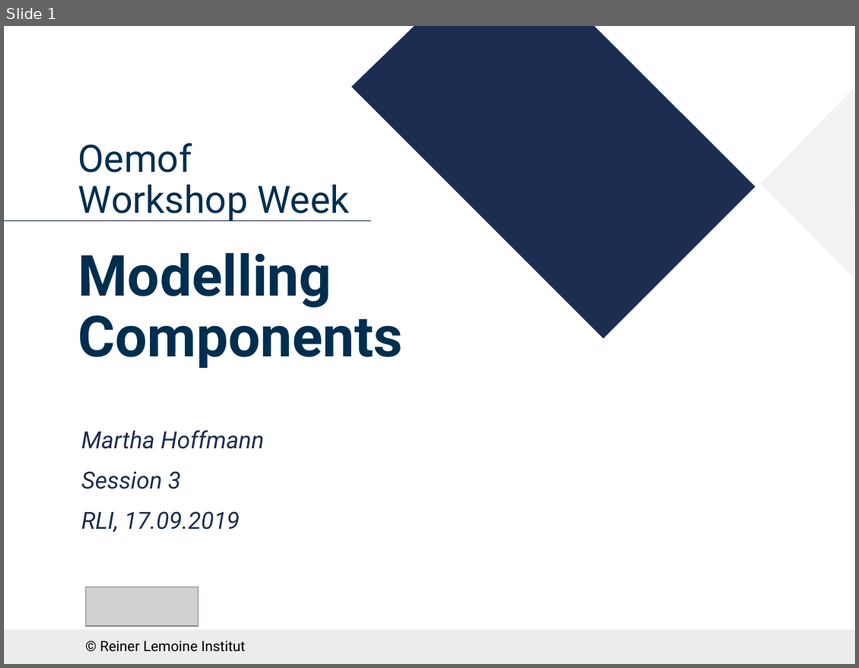
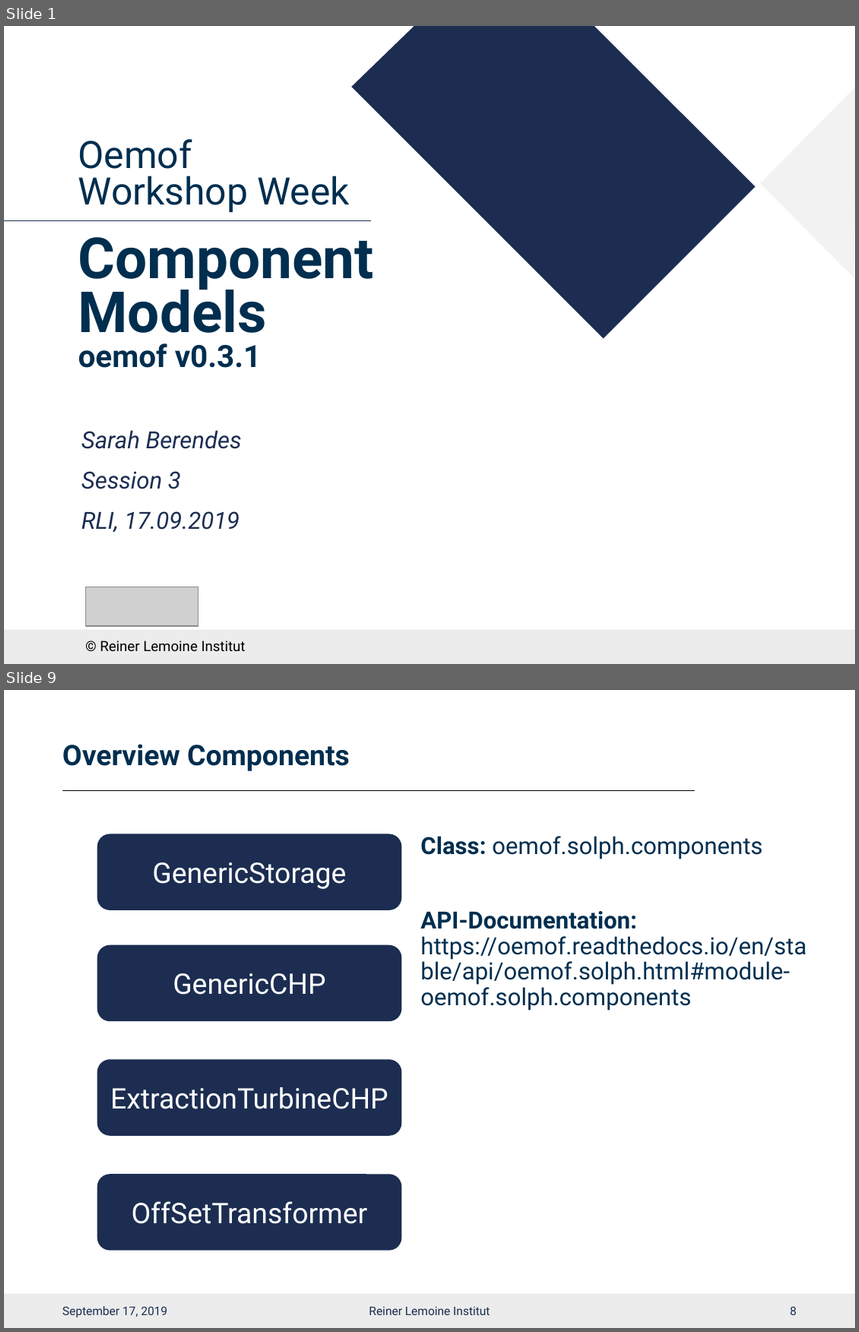
Before and after one commit to smartie2076/oemof_workshop, a slide deck: Oemof_Workshop_05_Components.pptx. Shown one above the other, each under a label of ours: slide 1 before the commit, slides 1 and 9 after it; the slides between them are not shown. The pictures are 859x668 and 859x1332 pixels, drawn with LibreOffice and Linux fonts; fonts in the diff are those of the drawing; grey boxes stand for pictures; background and template pictures are left out. Boxes give left, top, right and bottom in pixels: in the first picture for what was removed or moved away, otherwise in the second. Text is boxed around its words. In the diff, an @@ line names an element or a change of style, - is before the commit and + after.

Commit message:
model_components workshop material is uploaded

```diff
--- a/Oemof_Workshop_05_Components.pptx
+++ b/Oemof_Workshop_05_Components.pptx
@@ slide 9 added at [4,690,855,1328], background #FFFFFF; not listed: 1 template element that a slide beside it also shows @@
@@ title added at [63,744,350,771], 24 pt, text #002E4F, bold @@
+Overview Components
@@ line added from (63, 790) to (694, 790), #000000 0.5 pt @@
@@ rounded rectangle added at [97,834,402,910], fill #1C2D51, 24 pt, text #FFFFFF @@
+GenericStorage
@@ text added at [420,836,807,1011], 20 pt, text #002E4F @@
+Class: oemof.solph.components
+API-Documentation: https://oemof.readthedocs.io/en/stable/api/oemof.solph.html#module-oemof.solph.components
@@ rounded rectangle added at [97,945,402,1022], fill #1C2D51, 24 pt, text #FFFFFF @@
+GenericCHP
@@ rounded rectangle added at [97,1059,402,1136], fill #1C2D51, 24 pt, text #FFFFFF @@
+ExtractionTurbineCHP
@@ rounded rectangle added at [97,1174,402,1251], fill #1C2D51, 24 pt, text #FFFFFF @@
+OffSetTransformer
@@ text added at [63,1306,167,1318], 10 pt, text #1C2D51 @@
+September 17, 2019
@@ text added at [369,1307,490,1315], 10 pt, text #1C2D51 @@
+Reiner Lemoine Institut
@@ page number added at [790,1307,797,1315], 10 pt, text #1C2D51 @@
+8
@@ slide 1 changed as well @@
@@ text at [78,139,374,368]: text changed; size 48 to 32 pt @@
-Oemof
-Workshop Week
-Modelling Components
+Oemof
+Workshop Week
+Component Models
+oemof v0.3.1
@@ subtitle at [82,430,242,449]: text changed @@
-Martha Hoffmann
+Sarah Berendes
```
Also in this commit, not shown: 2 other slides changed, 18 other slides added, 3 slides removed, 5 other files.
